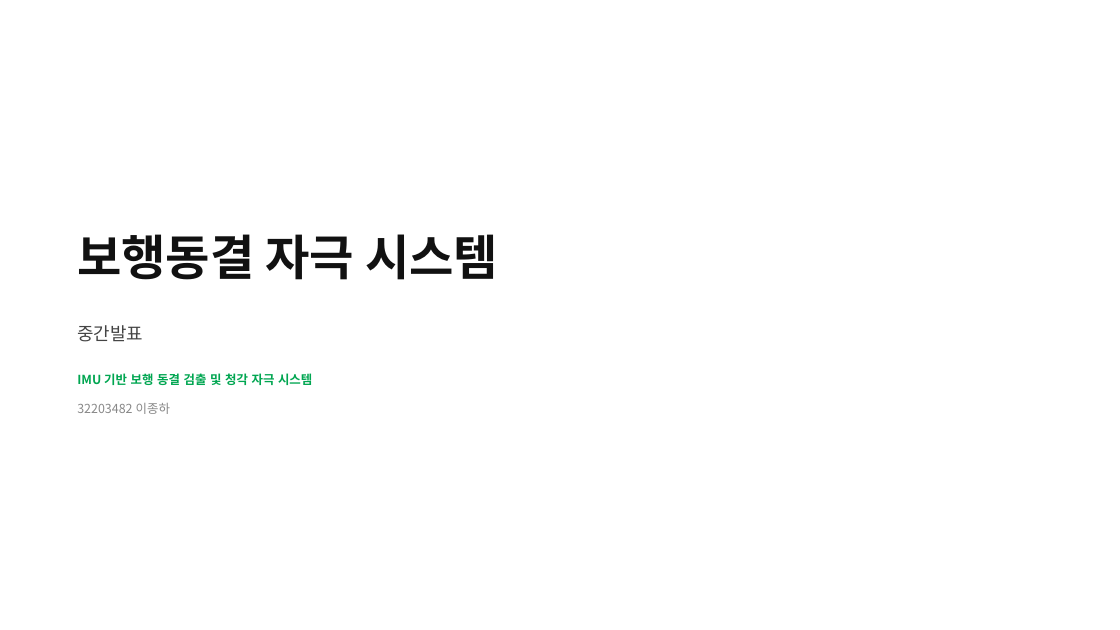
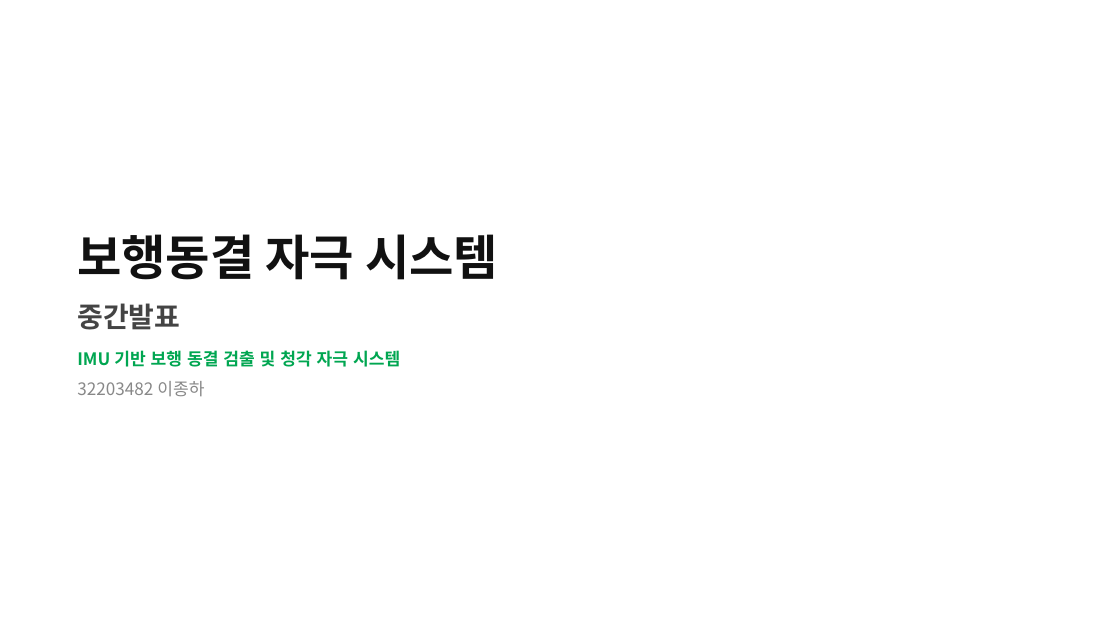
Before and after one commit to bell-ha/fog-cue, a slide deck: slide 1 of 2_중간발표/32203482이종하_개인맞춤형디바이스개발_중간발표.pptx. Drawn at 1120x630 pixels with LibreOffice and Linux fonts; fonts in the diff are those of the drawing. Boxes give left, top, right and bottom in pixels: in the first picture for what was removed or moved away, otherwise in the second. Text is boxed around its words. In the diff, an @@ line names an element or a change of style, - is before the commit and + after.

Commit message:
중간발표준비

```diff
--- a/2_중간발표/32203482이종하_개인맞춤형디바이스개발_중간발표.pptx
+++ b/2_중간발표/32203482이종하_개인맞춤형디바이스개발_중간발표.pptx
@@ text "중간발표": place and size @@
-text "중간발표" at [77, 325, 143, 342]
+text "중간발표" at [77, 303, 180, 330]
@@ text "중간발표" at [77, 303, 180, 330]: size 11.5 to 18 pt, bold on @@
@@ text "IMU 기반 보행 동결 검출 ...": place and size @@
-text "IMU 기반 보행 동결 검출 ..." at [77, 373, 312, 385]
+text "IMU 기반 보행 동결 검출 ..." at [77, 350, 400, 367]
@@ text "IMU 기반 보행 동결 검출 ..." at [77, 350, 400, 367]: size 8 to 11 pt @@
@@ text "32203482 이종하": place and size @@
-text "32203482 이종하" at [77, 403, 170, 414]
+text "32203482 이종하" at [77, 381, 204, 396]
@@ text "32203482 이종하" at [77, 381, 204, 396]: size 8 to 11 pt @@
```
Also in this commit, not shown: 9 other slides changed, 2 slides added, 2 slides removed, 11 other files.
